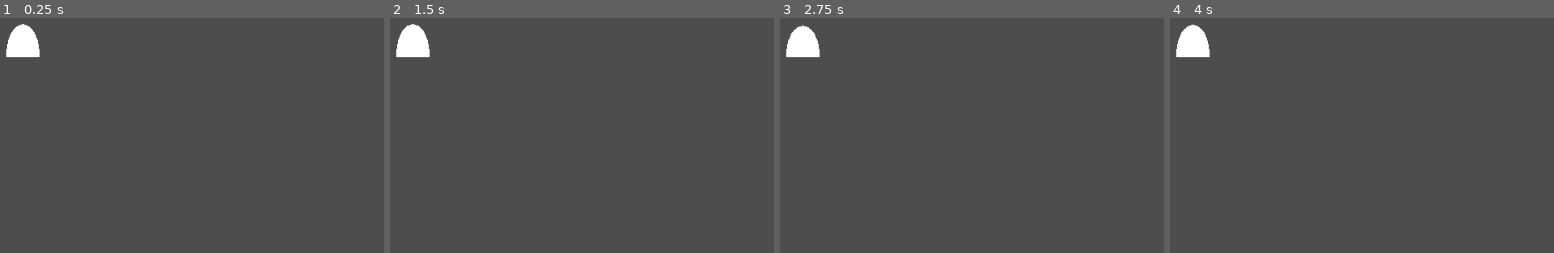
Above: before the commit, frames 1-4 (left to right).
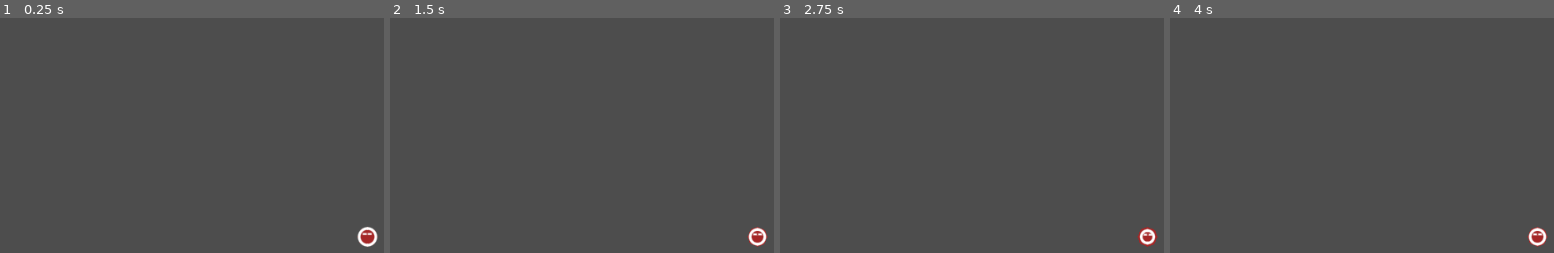
Above: after the commit, the same moments.

Repository: deecovan/v4-5
Game: Godot game, scene res://Scenes/main.tscn
The game is run twice, just before and just after one commit, with the same random seed, the same clock (stepped at 60 frames per second) and the same inputs. The engine's default icon, where the game draws it, is replaced by a stand-in: a white triangle on a blue panel in a dark square.
Inputs:
- Up to frame 1 (0.25 s): no input
- Up to frame 2 (1.5 s): tap Enter at 0.5 s; hold Right (move_right) 0.53-1.28 s; hold Down (move_down) from 1.28 s (still down)
- Up to frame 3 (2.75 s): release Down (move_down) at 2.03 s; hold Right (move_right) from 2.03 s (still down)
- Up to frame 4 (4 s): release Right (move_right) at 2.78 s; hold Up (move_up) 2.78-3.53 s; hold Left (move_left) from 3.53 s (still down)

The runs differ from the first frame. In frame 1, 1.4% of the frame differs, in the area x 1-99%, y 2-98%; in frame 2, 1.3%; in frame 3, 1.3%; in frame 4, 1.3%.

Commit message:
Draw Pawn with draw_line

Diff:
--- a/Scenes/main.tscn
+++ b/Scenes/main.tscn
@@ -1,16 +1,9 @@
-[gd_scene load_steps=4 format=3 uid="uid://boaew5wnn17xx"]
+[gd_scene load_steps=3 format=3 uid="uid://boaew5wnn17xx"]
 
 [ext_resource type="Script" uid="uid://b78n064s50uy1" path="res://Scripts/main.gd" id="1_jjgbg"]
-[ext_resource type="Texture2D" uid="uid://b5k7efvwl63jq" path="res://icon.svg" id="2_8gbba"]
 [ext_resource type="PackedScene" uid="uid://8jhwt8i5nqgl" path="res://Scenes/pawn.tscn" id="2_bo1nx"]
 
 [node name="Main" type="Node2D"]
 script = ExtResource("1_jjgbg")
 
-[node name="Sprite2D" type="Sprite2D" parent="."]
-visible = false
-position = Vector2(66, 67)
-texture = ExtResource("2_8gbba")
-
 [node name="Pawn" parent="." instance=ExtResource("2_bo1nx")]
-position = Vector2(66, 94)
--- a/Scenes/pawn.tscn
+++ b/Scenes/pawn.tscn
@@ -7,50 +7,51 @@
 tracks/0/type = "bezier"
 tracks/0/imported = false
 tracks/0/enabled = true
-tracks/0/path = NodePath("Pawn/Area2D:scale:x")
+tracks/0/path = NodePath("Pawn:point2:x")
 tracks/0/interp = 1
 tracks/0/loop_wrap = true
 tracks/0/keys = {
 "handle_modes": PackedInt32Array(0),
-"points": PackedFloat32Array(10, -0.25, 0, 0.25, 0),
+"points": PackedFloat32Array(0, -0.16665, 0, 0.16665, 0),
 "times": PackedFloat32Array(0)
 }
 tracks/1/type = "bezier"
 tracks/1/imported = false
 tracks/1/enabled = true
-tracks/1/path = NodePath("Pawn/Area2D:scale:y")
+tracks/1/path = NodePath("Pawn:point2:y")
 tracks/1/interp = 1
 tracks/1/loop_wrap = true
 tracks/1/keys = {
 "handle_modes": PackedInt32Array(0),
-"points": PackedFloat32Array(10, -0.25, 0, 0.25, 0),
+"points": PackedFloat32Array(20, -0.1, 0, 0.1, 0),
 "times": PackedFloat32Array(0)
 }
 
 [sub_resource type="Animation" id="Animation_3865y"]
 resource_name = "idle"
+length = 0.3333
 loop_mode = 1
 tracks/0/type = "bezier"
 tracks/0/imported = false
 tracks/0/enabled = true
-tracks/0/path = NodePath("Pawn/Area2D:scale:x")
+tracks/0/path = NodePath("Pawn:point2:x")
 tracks/0/interp = 1
 tracks/0/loop_wrap = true
 tracks/0/keys = {
-"handle_modes": PackedInt32Array(0),
-"points": PackedFloat32Array(10, -0.25, 0, 0.25, 0),
-"times": PackedFloat32Array(0)
+"handle_modes": PackedInt32Array(0, 0),
+"points": PackedFloat32Array(0, -0.16665, 0, 0.16665, 0, 0, -0.16665, 0, 0.16665, 0),
+"times": PackedFloat32Array(0, 0.3333)
 }
 tracks/1/type = "bezier"
 tracks/1/imported = false
 tracks/1/enabled = true
-tracks/1/path = NodePath("Pawn/Area2D:scale:y")
+tracks/1/path = NodePath("Pawn:point2:y")
 tracks/1/interp = 1
 tracks/1/loop_wrap = true
 tracks/1/keys = {
-"handle_modes": PackedInt32Array(0, 0, 0, 0, 0),
-"points": PackedFloat32Array(10, -0.1, 0, 0.1, 0, 9, -0.1, 0, 0.1, -0.5, 10, -0.1, 0, 0.1, 0, 9, -0.1, 0, 0.1, 0, 10, -0.1, 0, 0.1, 0),
-"times": PackedFloat32Array(0, 0.26666668, 0.5, 0.73333335, 1)
+"handle_modes": PackedInt32Array(0, 0, 0),
+"points": PackedFloat32Array(20, -0.1, 0, 0.1, 0, 15, -0.1, 0, 0.1, 0, 20, -0.1, 0, 0.1, 0),
+"times": PackedFloat32Array(0, 0.16666667, 0.3333)
 }
 
 [sub_resource type="AnimationLibrary" id="AnimationLibrary_3865y"]
@@ -58,6 +59,8 @@
 &"RESET": SubResource("Animation_eu7ni"),
 &"idle": SubResource("Animation_3865y")
 }
+
+[sub_resource type="CircleShape2D" id="CircleShape2D_eu7ni"]
 
 [node name="Pawn" type="Node2D"]
 script = ExtResource("1_eu7ni")
@@ -68,12 +71,14 @@
 &"": SubResource("AnimationLibrary_3865y")
 }
 
-[node name="Area2D" type="Area2D" parent="."]
-scale = Vector2(10, 9.751486)
+[node name="Body" type="Area2D" parent="AnimationPlayer"]
+scale = Vector2(1.2, 1.2)
 
-[node name="CollisionPolygon2D" type="CollisionPolygon2D" parent="Area2D"]
-polygon = PackedVector2Array(-2, 0, -2, -0.7, -1.8, -2, -1.4, -3, -1.1, -3.45, -0.615, -3.875, 0, -4.07, 0.615, -3.875, 1.1, -3.45, 1.4, -3, 1.8, -2, 2, -0.7, 2, 0)
+[node name="CollisionShape2D" type="CollisionShape2D" parent="AnimationPlayer/Body"]
+shape = SubResource("CircleShape2D_eu7ni")
 
-[node name="Polygon2D" type="Polygon2D" parent="Area2D"]
-scale = Vector2(0.99999994, 0.99999994)
-polygon = PackedVector2Array(-2, 0, -2, -0.7, -1.8, -2, -1.4, -3, -1.1, -3.45, -0.615, -3.875, 0, -4.07, 0.615, -3.875, 1.1, -3.45, 1.4, -3, 1.8, -2, 2, -0.7, 2, 0)
+[node name="TestPolygon2D" type="Polygon2D" parent="AnimationPlayer/Body"]
+z_index = -1
+color = Color(1, 0, 0, 0.49019608)
+antialiased = true
+polygon = PackedVector2Array(0, -10, 7.5, -6.6666665, 10, 0, 6.6666665, 7.5, 0, 10, -7.5, 6.6666665, -10, 0, -6.6666665, -7.5)
--- a/Scripts/pawn.gd
+++ b/Scripts/pawn.gd
@@ -1,15 +1,30 @@
 extends Node2D
 
+@export var point1: Vector2 = Vector2(0, 0)
+@export var point2: Vector2 = Vector2(0, 20)
+var center : Vector2 = Vector2(
+	(point1.x + point2.x)/2,
+	(point1.y + point2.y)/2)
+var segments : int = 20
+var width : int = 2
+var width2 : int = 1
+@export var color1 : Color = Color.WHITE
+@export var color2 : Color = Color.WHITE
+var antialiasing : bool = true
+var screen_size # Size of the game window.
 
 @export var speed = 400 # How fast the player will move (pixels/sec).
-var screen_size # Size of the game window.
-
 
 func _ready() -> void:
 	screen_size = get_viewport_rect().size
-
+	# Place the pawn with its collision to the screen center
+	$AnimationPlayer/Body.position.x = center.x + screen_size.x / 2
+	$AnimationPlayer/Body.position.y = center.y + screen_size.y / 2
+	position.x = screen_size.x / 2
+	position.y = screen_size.y / 2
 
 func _process(_delta):
+
 	var velocity = Vector2.ZERO # The player's movement vector.
 	if Input.is_action_pressed("move_right"):
 		print("move_right")
@@ -27,5 +42,39 @@
 	if velocity.length() > 0:
 		velocity = velocity.normalized() * speed
 		$AnimationPlayer.play("idle")
+		queue_redraw()
 	else:
 		$AnimationPlayer.stop()
+
+# Draw the Pawn
+func _draw():
+	# Calculate the rest of the circle parameters.
+	var radius : float = point1.distance_to(point2) / 2
+	var start_angle1 : float = (point2 - point1).angle()
+	var end_angle1 : float = (point1 - point2).angle()
+	if end_angle1 < 0:  # end_angle is likely negative, normalize it.
+		end_angle1 += TAU
+	var start_angle2 : float = (point1 - point2).angle()
+	var end_angle2 : float = (point2 - point1).angle()
+	if end_angle2 < 0:  # end_angle is likely negative, normalize it.
+		end_angle2 += TAU
+
+	# Finally, draw the pawn.
+	# Body
+	draw_arc(center, radius, start_angle1, end_angle1, segments,
+		color1, width, antialiasing)
+	draw_arc(center, radius, start_angle2, end_angle2, segments,
+		color2, width, antialiasing)
+	# Eyes
+	draw_line(
+			(Vector2(point2.y/4, point2.y/3 + 10)
+			 - Vector2(point2.y/2, point2.y/2)),
+			(Vector2(point2.y/4 , point2.y/3 + 10)
+			 - Vector2(point2.y/3, point2.y/2)),
+		color1, width2, antialiasing)
+	draw_line(
+			(Vector2(point2.y/4 + 6, point2.y/3 + 10)
+			 - Vector2(point2.y/2, point2.y/2)),
+			(Vector2(point2.y/4 + 6, point2.y/3 + 10)
+			 - Vector2(point2.y/3, point2.y/2)),
+		color2, width2, antialiasing)
Not shown: 1 places in Scenes/pawn.tscn that only renumber resources
Not shown, changed: README.MD
